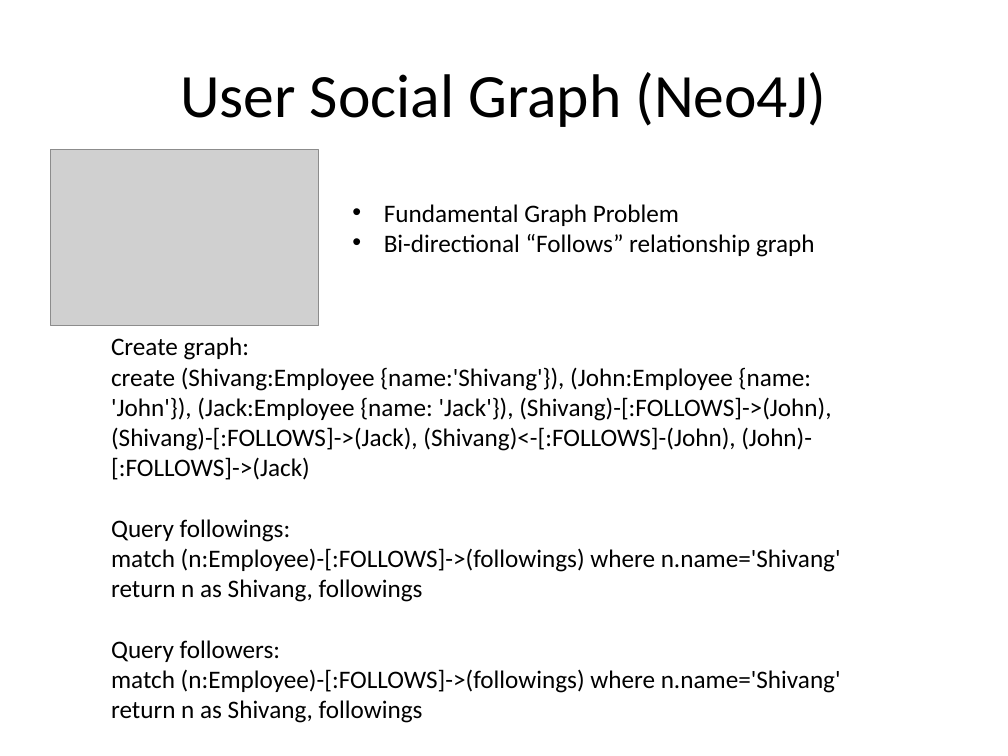
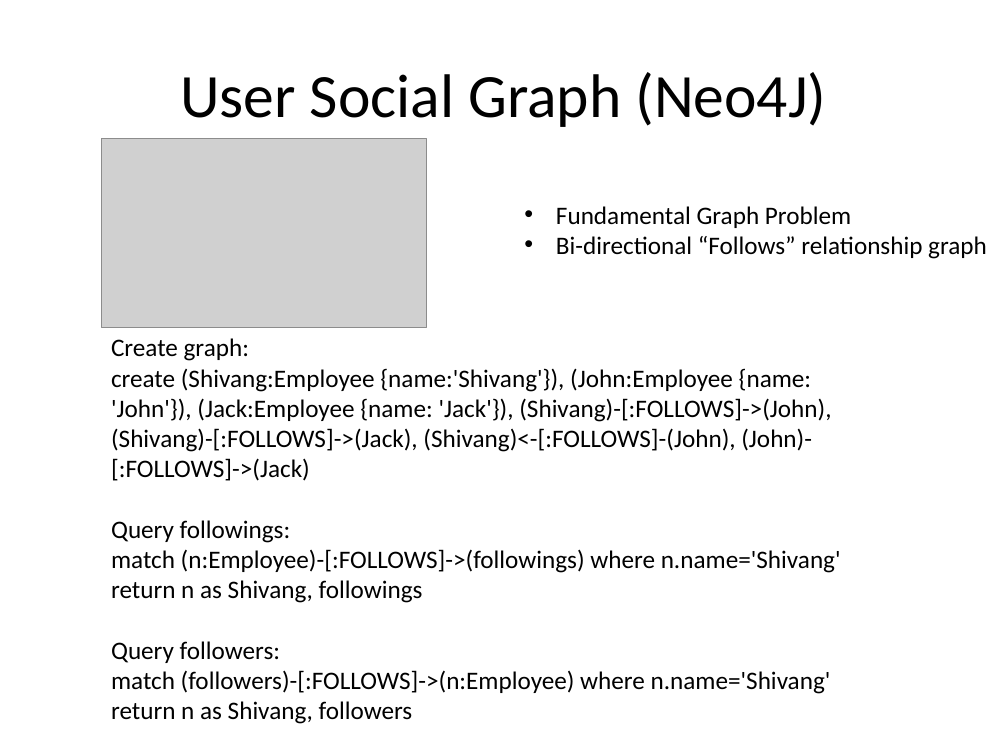
Before and after one commit to rumeshnw/enterprise-twitter, a slide deck: slide 10 of docs/CraftDemo.pptx. Drawn at 1008x756 pixels with LibreOffice and Linux fonts; fonts in the diff are those of the drawing; grey boxes stand for pictures. Boxes give left, top, right and bottom in pixels: in the first picture for what was removed or moved away, otherwise in the second. Text is boxed around its words. In the diff, an @@ line names an element or a change of style, - is before the commit and + after.

```diff
--- a/docs/CraftDemo.pptx
+++ b/docs/CraftDemo.pptx
@@ picture: place and size @@
-picture at [50,150,319,326]
+picture at [101,139,426,328]
@@ text "Fundamental Graph Problem": place and size @@
-text "Fundamental Graph Problem" at [384,204,815,257]
+text "Fundamental Graph Problem" at [556,206,987,259]
@@ text at [111,670,831,724]: text changed @@
-match (n:Employee)-[:FOLLOWS]->(followings) where n.name='Shivang' return n as Shivang, followings
+match (followers)-[:FOLLOWS]->(n:Employee) where n.name='Shivang' return n as Shivang, followers
```
Also in this commit, not shown: 1 slide added, 1 slide removed.
